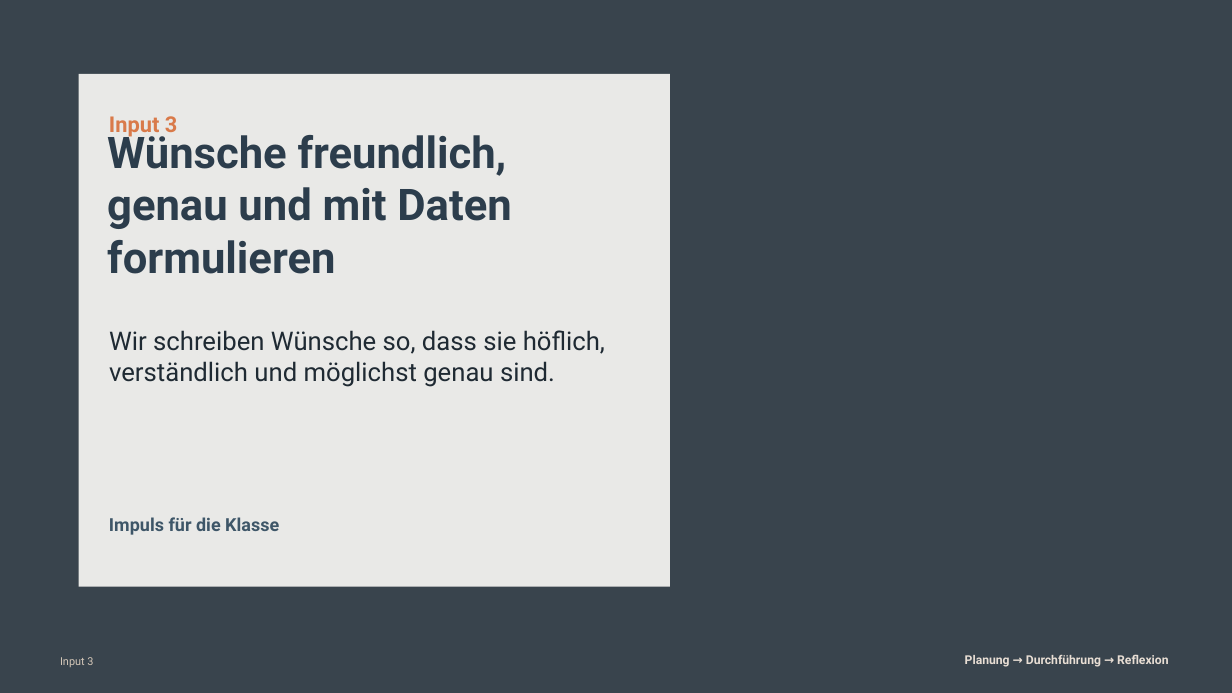
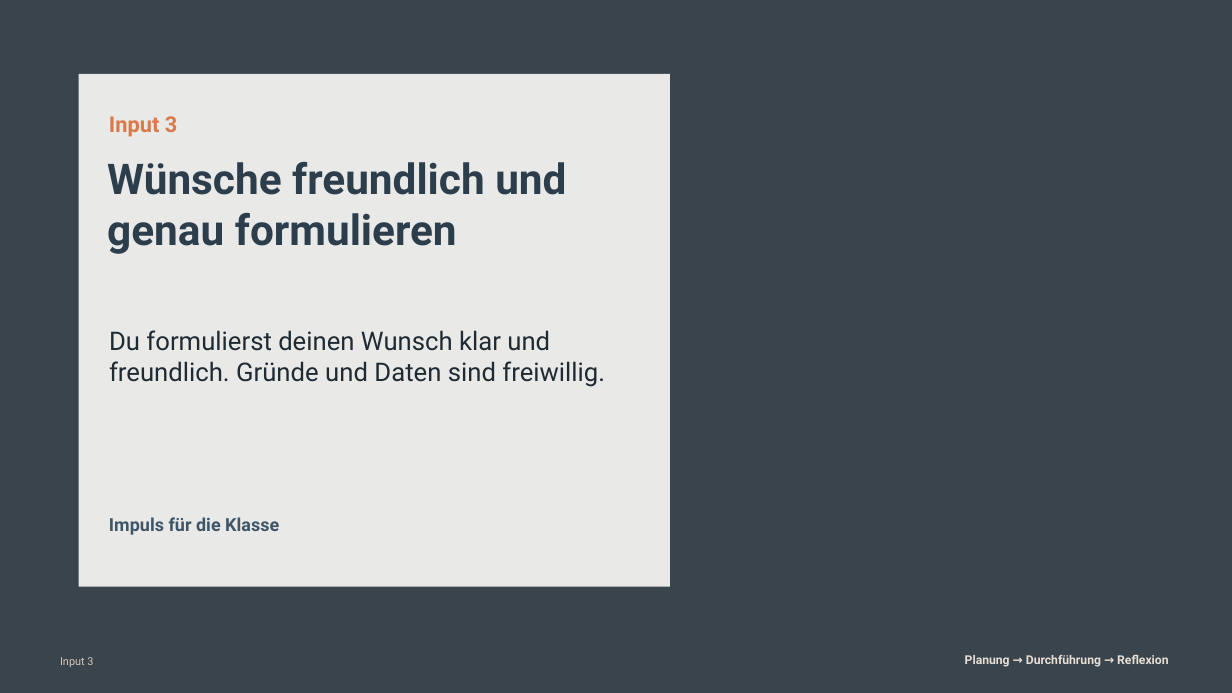
Before and after one commit to technikerleben/d5ur1-wunschbriefe, a slide deck: slide 11 of praesentationen/Impulse_Wunschbriefe_SRL_Mathe.pptx. Drawn at 1232x693 pixels with LibreOffice and Linux fonts; fonts in the diff are those of the drawing; background and template pictures are left out. Boxes give left, top, right and bottom in pixels: in the first picture for what was removed or moved away, otherwise in the second. Text is boxed around its words. In the diff, an @@ line names an element or a change of style, - is before the commit and + after.

```diff
--- a/praesentationen/Impulse_Wunschbriefe_SRL_Mathe.pptx
+++ b/praesentationen/Impulse_Wunschbriefe_SRL_Mathe.pptx
@@ text at box(107, 162, 566, 254): text changed; size 34 to 33 pt @@
-Wünsche freundlich, genau und mit Daten formulieren
+Wünsche freundlich und genau formulieren
@@ text at box(109, 330, 605, 387): text changed @@
-Wir schreiben Wünsche so, dass sie höflich, verständlich und möglichst genau sind.
+Du formulierst deinen Wunsch klar und freundlich. Gründe und Daten sind freiwillig.
```
Also in this commit, not shown: 23 other slides changed, 8 other files.
